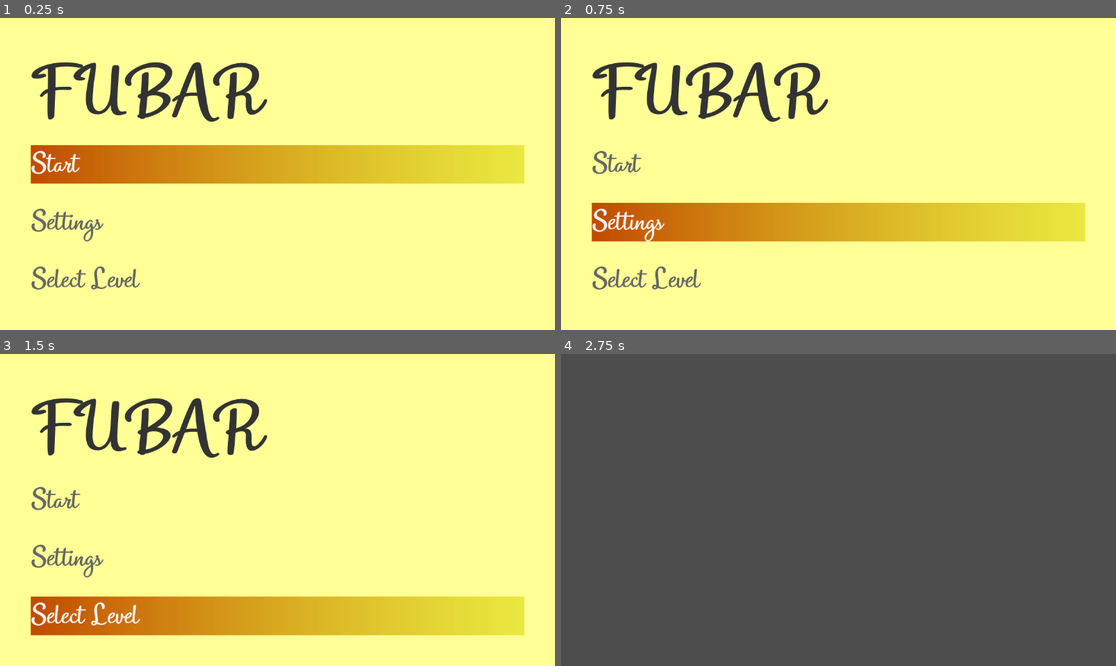
Above: before the commit, frames 1-4 (two rows, left to right).
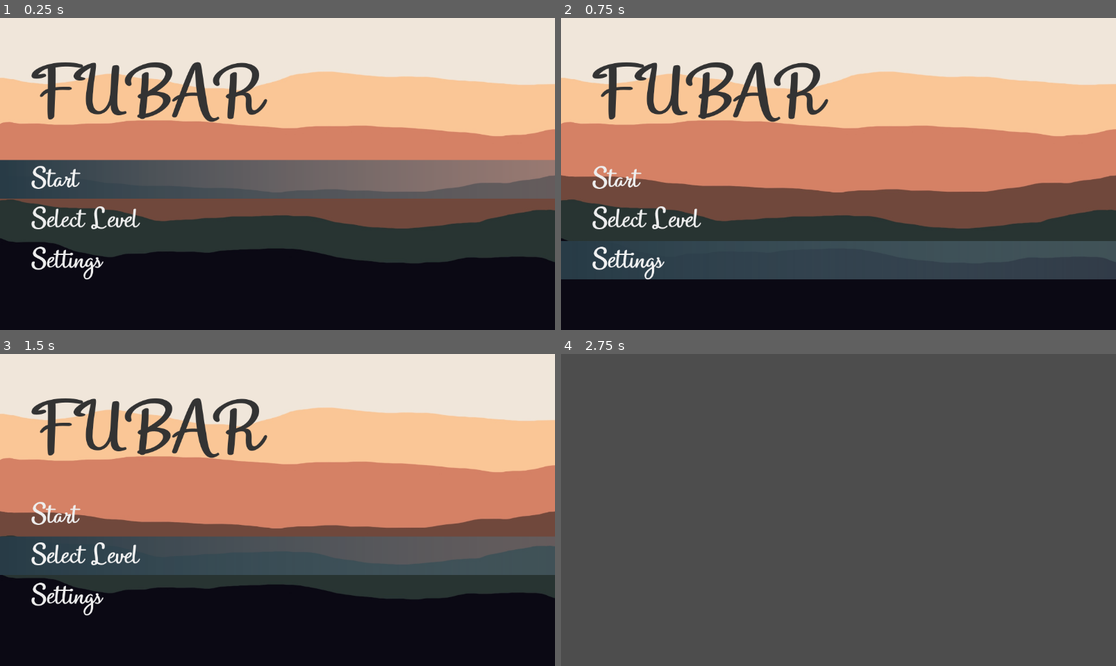
Above: after the commit, the same moments.

Repository: benitsch/Ludum-Dare-56
Game: Godot game, scene res://scenes/ui/main_menu.tscn
Two runs of this game, one before a commit and one after it. Both use one fixed random seed, a clock stepped at 60 frames per second and the inputs below. The project has no main scene, so this scene is started directly.
Inputs:
- Up to frame 1 (0.25 s): no input
- Up to frame 2 (0.75 s): click "Settings" at 0.5 s
- Up to frame 3 (1.5 s): click "Select Level" at 1.25 s
- Up to frame 4 (2.75 s): click "Start" at 2 s

The runs differ from the first frame. In frame 1, 97% of the frame differs, in the area x 0-100%, y 0-100%; in frame 2, 97%; in frame 3, 98%; in frame 4, nothing differs.

Commit message:
improved main menu color scheme

Diff:
--- a/assets/themes/default_theme.tres
+++ b/assets/themes/default_theme.tres
@@ -1,9 +1,9 @@
-[gd_resource type="Theme" load_steps=7 format=3 uid="uid://sskftnklcksg"]
+[gd_resource type="Theme" load_steps=8 format=3 uid="uid://sskftnklcksg"]
 
 [ext_resource type="FontFile" uid="uid://pk5xggir0bng" path="res://assets/fonts/LT Beverage.otf" id="1_qoii4"]
 
 [sub_resource type="Gradient" id="Gradient_y1kc3"]
-colors = PackedColorArray(0.762879, 0.297351, 0, 1, 0.851372, 0.842326, 0, 0.576471)
+colors = PackedColorArray(0.156863, 0.235294, 0.278431, 1, 0.352941, 0.443137, 0.494118, 0.490196)
 
 [sub_resource type="GradientTexture2D" id="GradientTexture2D_nalsd"]
 gradient = SubResource("Gradient_y1kc3")
@@ -11,14 +11,21 @@
 [sub_resource type="StyleBoxTexture" id="StyleBoxTexture_rn47k"]
 texture = SubResource("GradientTexture2D_nalsd")
 
-[sub_resource type="StyleBoxEmpty" id="StyleBoxEmpty_d2go7"]
+[sub_resource type="StyleBoxEmpty" id="StyleBoxEmpty_pkpbn"]
+content_margin_left = 64.0
 
 [sub_resource type="StyleBoxEmpty" id="StyleBoxEmpty_wm16y"]
+content_margin_left = 64.0
+content_margin_right = 64.0
+
+[sub_resource type="StyleBoxEmpty" id="StyleBoxEmpty_hvr8g"]
+content_margin_left = 64.0
 
 [resource]
 default_font = ExtResource("1_qoii4")
 default_font_size = 64
-Button/colors/font_color = Color(0.4, 0.4, 0.4, 1)
+Button/colors/font_color = Color(0.93408, 0.93408, 0.93408, 1)
 Button/styles/focus = SubResource("StyleBoxTexture_rn47k")
-Button/styles/hover = SubResource("StyleBoxEmpty_d2go7")
+Button/styles/hover = SubResource("StyleBoxEmpty_pkpbn")
 Button/styles/normal = SubResource("StyleBoxEmpty_wm16y")
+Button/styles/pressed = SubResource("StyleBoxEmpty_hvr8g")
--- a/scenes/ui/main_menu.tscn
+++ b/scenes/ui/main_menu.tscn
@@ -1,7 +1,8 @@
-[gd_scene load_steps=3 format=3 uid="uid://jdyalvvp78qr"]
+[gd_scene load_steps=4 format=3 uid="uid://jdyalvvp78qr"]
 
 [ext_resource type="Theme" uid="uid://sskftnklcksg" path="res://assets/themes/default_theme.tres" id="1_ud3nx"]
 [ext_resource type="Script" path="res://scripts/main_menu.gd" id="2_jjftk"]
+[ext_resource type="Texture2D" uid="uid://dksna3c3lkie4" path="res://DevArt/BgColors.jpg" id="3_7xs6q"]
 
 [node name="MainMenu" type="Control"]
 layout_mode = 3
@@ -13,72 +14,65 @@
 theme = ExtResource("1_ud3nx")
 script = ExtResource("2_jjftk")
 
-[node name="ColorRect" type="ColorRect" parent="."]
+[node name="Background" type="TextureRect" parent="."]
 layout_mode = 1
 anchors_preset = 15
 anchor_right = 1.0
 anchor_bottom = 1.0
 grow_horizontal = 2
 grow_vertical = 2
-color = Color(1, 1, 0.588235, 1)
+texture = ExtResource("3_7xs6q")
+expand_mode = 3
+stretch_mode = 6
 
-[node name="MarginContainer" type="MarginContainer" parent="."]
+[node name="VBoxContainer" type="VBoxContainer" parent="."]
 layout_mode = 1
 anchors_preset = 15
 anchor_right = 1.0
 anchor_bottom = 1.0
 grow_horizontal = 2
 grow_vertical = 2
+
+[node name="MarginContainer" type="MarginContainer" parent="VBoxContainer"]
+layout_mode = 2
 theme_override_constants/margin_left = 64
 theme_override_constants/margin_top = 64
 theme_override_constants/margin_right = 64
-theme_override_constants/margin_bottom = 64
+theme_override_constants/margin_bottom = 32
 
-[node name="VBoxContainer" type="VBoxContainer" parent="MarginContainer"]
-layout_mode = 2
-alignment = 1
-
-[node name="Label" type="Label" parent="MarginContainer/VBoxContainer"]
+[node name="Label" type="Label" parent="VBoxContainer/MarginContainer"]
 layout_mode = 2
 size_flags_vertical = 6
 theme_override_colors/font_color = Color(0.2, 0.2, 0.2, 1)
 theme_override_font_sizes/font_size = 156
 text = "FUBAR"
 
-[node name="VBoxContainer" type="VBoxContainer" parent="MarginContainer/VBoxContainer"]
+[node name="VBoxContainer" type="VBoxContainer" parent="VBoxContainer"]
 layout_mode = 2
 size_flags_vertical = 2
 
-[node name="StartButton" type="Button" parent="MarginContainer/VBoxContainer/VBoxContainer"]
+[node name="StartButton" type="Button" parent="VBoxContainer/VBoxContainer"]
 unique_name_in_owner = true
 layout_mode = 2
 text = "Start"
 alignment = 0
 
-[node name="MarginContainer" type="MarginContainer" parent="MarginContainer/VBoxContainer/VBoxContainer"]
+[node name="LevelSelectButton" type="Button" parent="VBoxContainer/VBoxContainer"]
+unique_name_in_owner = true
 layout_mode = 2
-theme_override_constants/margin_top = 32
+text = "Select Level"
+alignment = 0
 
-[node name="SettingsButton" type="Button" parent="MarginContainer/VBoxContainer/VBoxContainer"]
+[node name="SettingsButton" type="Button" parent="VBoxContainer/VBoxContainer"]
 unique_name_in_owner = true
 layout_mode = 2
 text = "Settings"
 alignment = 0
 
-[node name="MarginContainer2" type="MarginContainer" parent="MarginContainer/VBoxContainer/VBoxContainer"]
-layout_mode = 2
-theme_override_constants/margin_top = 32
-
-[node name="LevelSelectButton" type="Button" parent="MarginContainer/VBoxContainer/VBoxContainer"]
-unique_name_in_owner = true
-layout_mode = 2
-text = "Select Level"
-alignment = 0
-
-[connection signal="mouse_entered" from="MarginContainer/VBoxContainer/VBoxContainer/StartButton" to="." method="_on_button_mouse_entered" binds= [NodePath("%StartButton")]]
-[connection signal="pressed" from="MarginContainer/VBoxContainer/VBoxContainer/StartButton" to="." method="_on_start_button_pressed"]
-[connection signal="ready" from="MarginContainer/VBoxContainer/VBoxContainer/StartButton" to="." method="_on_start_button_ready" binds= [NodePath("%StartButton")]]
-[connection signal="mouse_entered" from="MarginContainer/VBoxContainer/VBoxContainer/SettingsButton" to="." method="_on_button_mouse_entered" binds= [NodePath("%SettingsButton")]]
-[connection signal="pressed" from="MarginContainer/VBoxContainer/VBoxContainer/SettingsButton" to="." method="_on_settings_button_pressed"]
-[connection signal="mouse_entered" from="MarginContainer/VBoxContainer/VBoxContainer/LevelSelectButton" to="." method="_on_button_mouse_entered" binds= [NodePath("%LevelSelectButton")]]
-[connection signal="pressed" from="MarginContainer/VBoxContainer/VBoxContainer/LevelSelectButton" to="." method="_on_level_select_button_pressed"]
+[connection signal="mouse_entered" from="VBoxContainer/VBoxContainer/StartButton" to="." method="_on_button_mouse_entered" binds= [NodePath("%StartButton")]]
+[connection signal="pressed" from="VBoxContainer/VBoxContainer/StartButton" to="." method="_on_start_button_pressed"]
+[connection signal="ready" from="VBoxContainer/VBoxContainer/StartButton" to="." method="_on_start_button_ready" binds= [NodePath("%StartButton")]]
+[connection signal="mouse_entered" from="VBoxContainer/VBoxContainer/LevelSelectButton" to="." method="_on_button_mouse_entered" binds= [NodePath("%LevelSelectButton")]]
+[connection signal="pressed" from="VBoxContainer/VBoxContainer/LevelSelectButton" to="." method="_on_level_select_button_pressed"]
+[connection signal="mouse_entered" from="VBoxContainer/VBoxContainer/SettingsButton" to="." method="_on_button_mouse_entered" binds= [NodePath("%SettingsButton")]]
+[connection signal="pressed" from="VBoxContainer/VBoxContainer/SettingsButton" to="." method="_on_settings_button_pressed"]
